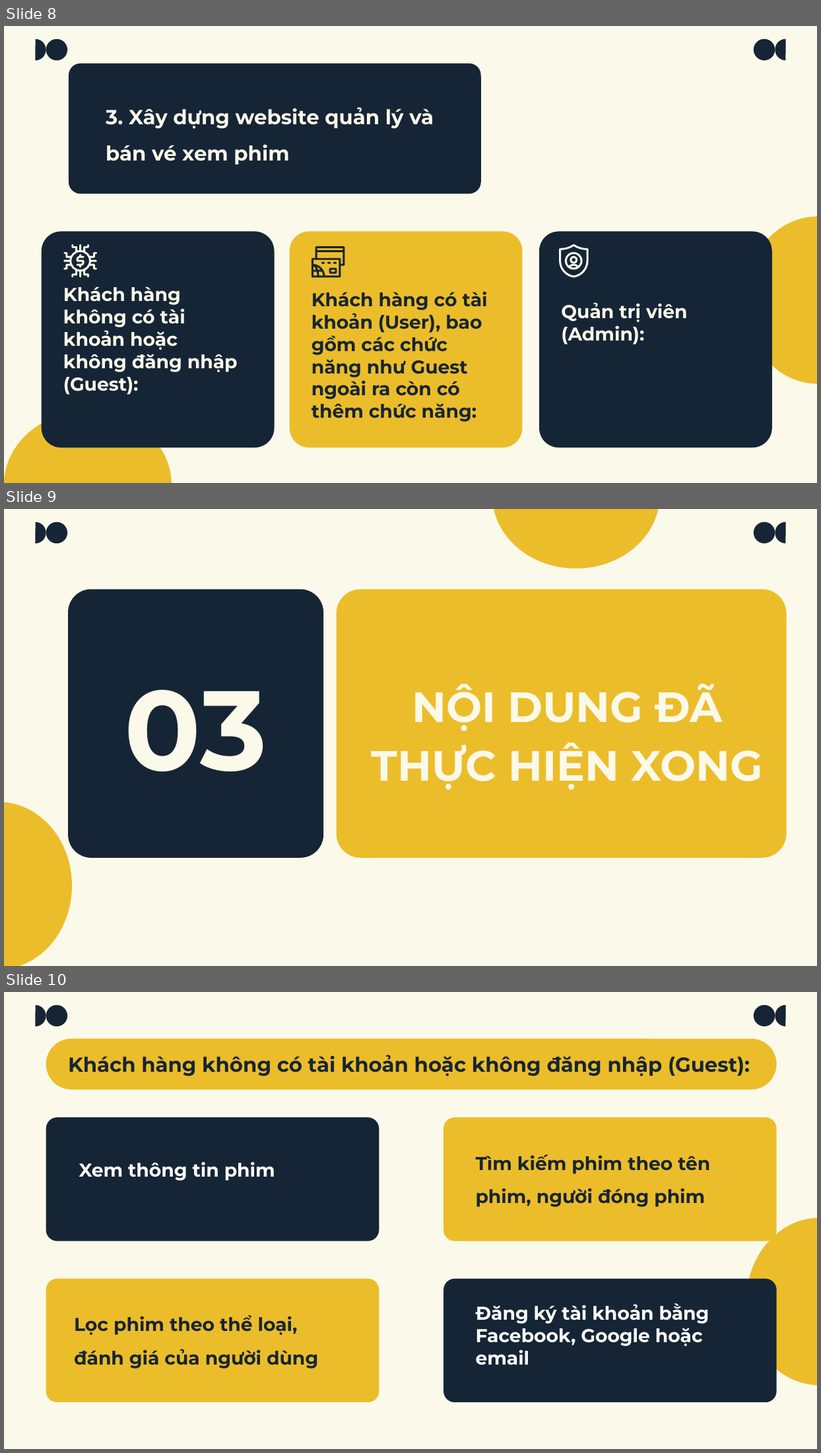
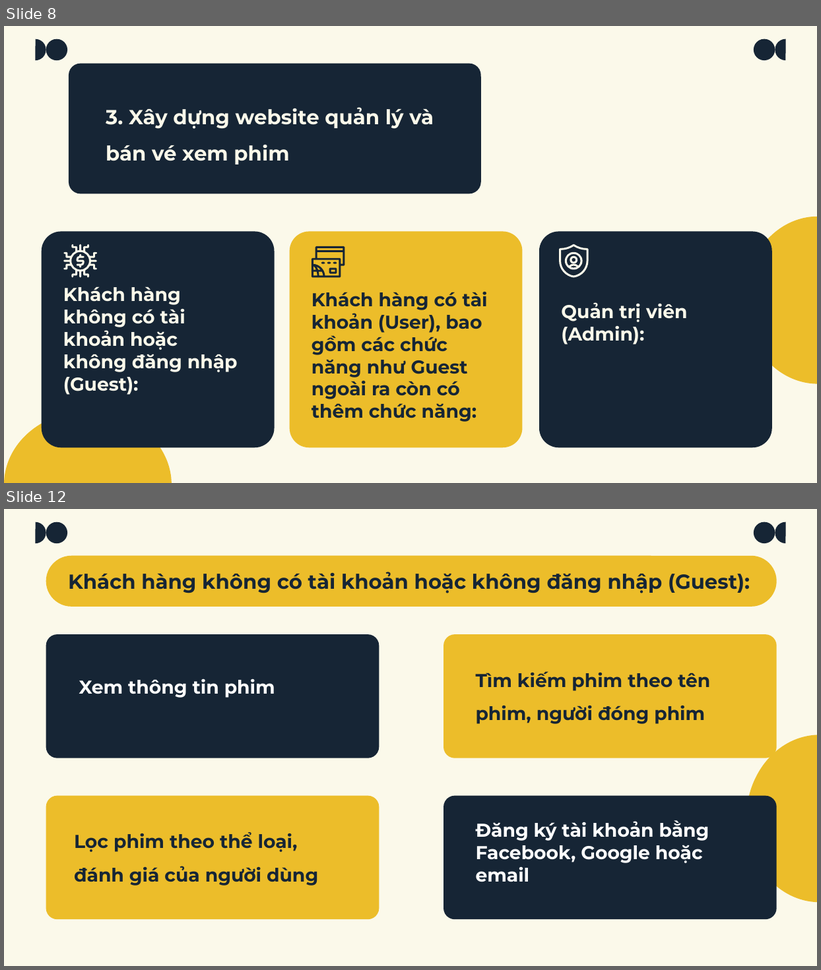
Before and after one commit to TorunoCode/KLTN, a slide deck: PhanThanhLam_TranTienPhat_NguyenHuuDucThanh.pptx. Shown one above the other, each under a label of ours: slides 8, 9 and 10 before the commit, slides 8 and 12 after it; the slides between them are not shown. The pictures are 821x1453 and 821x970 pixels, drawn with LibreOffice and Linux fonts; fonts in the diff are those of the drawing. Boxes give left, top, right and bottom in pixels: in the first picture for what was removed or moved away, otherwise in the second. Text is boxed around its words. In the diff, an @@ line names an element or a change of style, - is before the commit and + after.

```diff
--- a/PhanThanhLam_TranTienPhat_NguyenHuuDucThanh.pptx
+++ b/PhanThanhLam_TranTienPhat_NguyenHuuDucThanh.pptx
@@ slide 9 removed at bbox=[4, 509, 817, 966], background #FBF9EA; not listed: 4 template elements that a slide beside it also shows @@
@@ pie slice (boxed as its full ellipse) removed at bbox=[492, 509, 660, 569] @@
@@ rounded rectangle removed at bbox=[68, 590, 323, 859] @@
@@ rounded rectangle removed at bbox=[337, 590, 787, 859] @@
@@ title removed at bbox=[372, 684, 764, 790] @@
-NỘI DUNG ĐÃ THỰC HIỆN XONG
@@ title removed at bbox=[125, 690, 267, 772] @@
-03
@@ pie slice (boxed as its full ellipse) removed at bbox=[4, 803, 73, 966] @@
@@ what was slide 10 is now slide 12 @@
```
Also in this commit, not shown: 17 slides changed, 1 slide added, 1 other slide removed.
